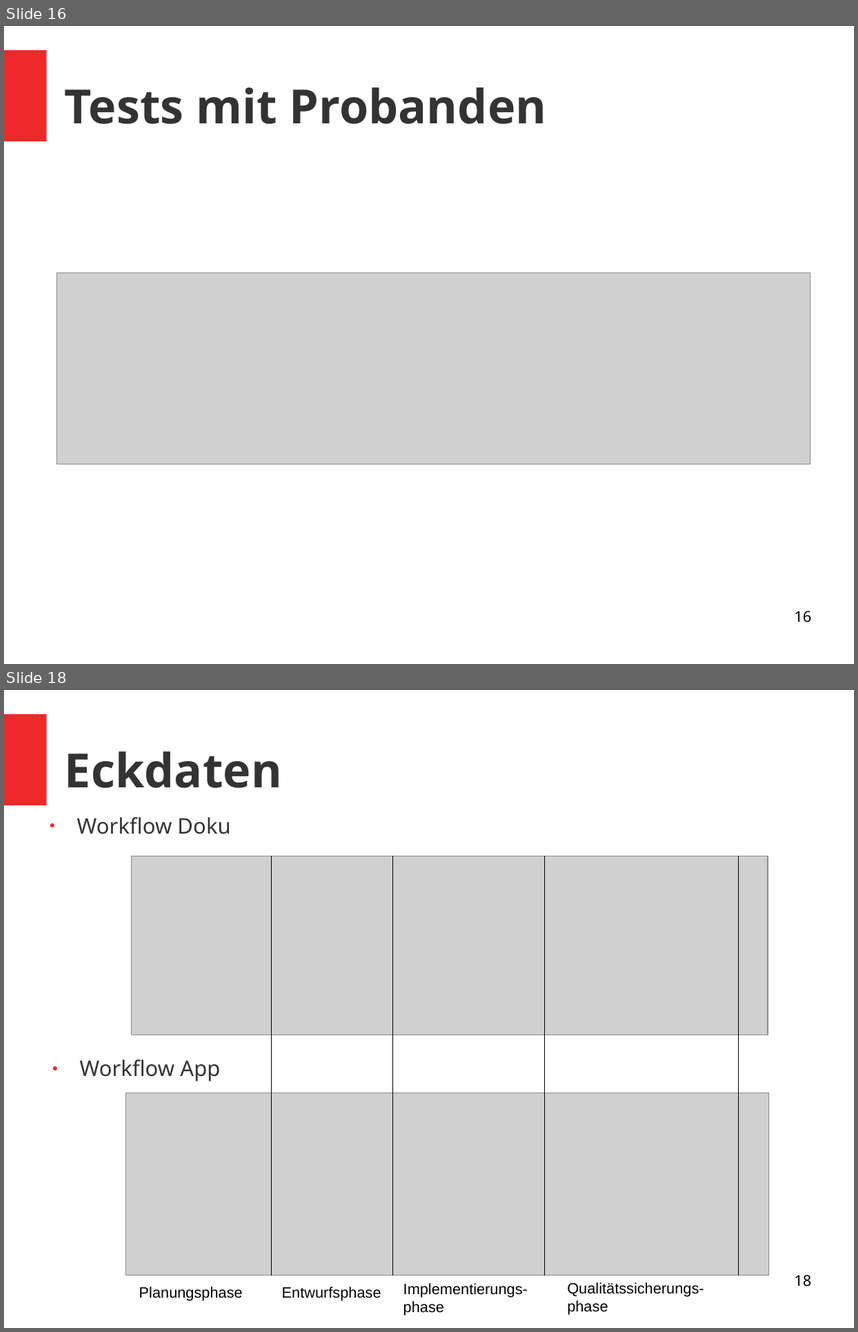
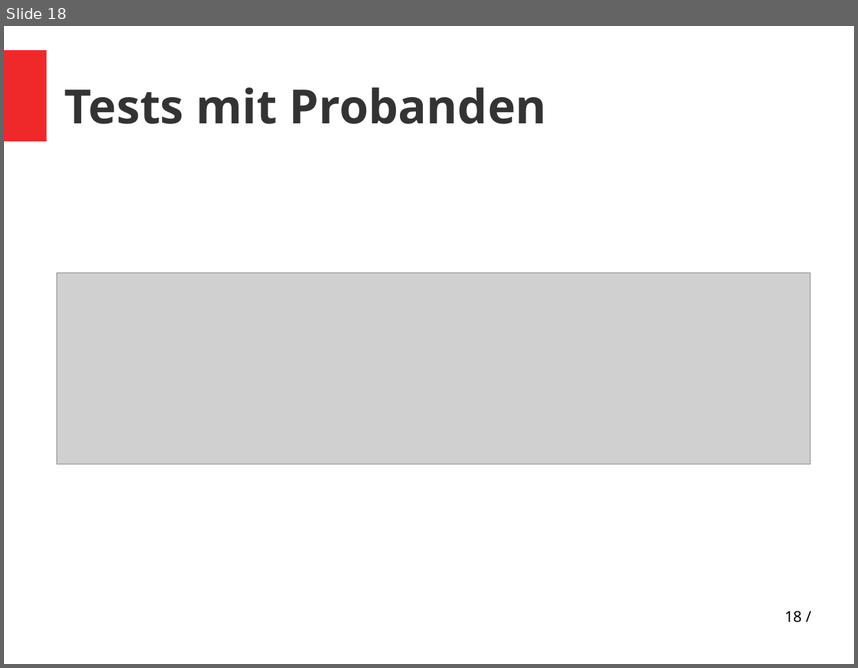
Before and after one commit to vlle1/dokumente-earablesKIT, a slide deck: Abschlusspräsi/Abschlusspräsi.odp. Shown one above the other, each under a label of ours: slides 16 and 18 before the commit, slide 18 after it; the slides between them are not shown. The pictures are 858x1332 and 858x668 pixels, drawn with LibreOffice and Linux fonts; fonts in the diff are those of the drawing; grey boxes stand for pictures. Boxes give left, top, right and bottom in pixels: in the first picture for what was removed or moved away, otherwise in the second. Text is boxed around its words. In the diff, an @@ line names an element or a change of style, - is before the commit and + after.

```diff
--- a/Abschlusspräsi/Abschlusspräsi.odp
+++ b/Abschlusspräsi/Abschlusspräsi.odp
@@ slide 18 removed at <box>4,690,854,1328</box>, background #FFFFFF; not listed: 1 template element that a slide beside it also shows @@
@@ title removed at <box>65,751,282,788</box> @@
-Eckdaten
@@ text removed at <box>77,817,230,834</box> @@
-● Workflow Doku
@@ picture removed at <box>131,856,768,1035</box> @@
@@ line removed from (271, 856) to (271, 1274) @@
@@ line removed from (392, 1274) to (392, 856) @@
@@ line removed from (545, 1274) to (545, 856) @@
@@ line removed from (739, 1274) to (739, 856) @@
@@ text removed at <box>80,1059,220,1081</box> @@
-● Workflow App
@@ picture removed at <box>126,1093,769,1274</box> @@
@@ text removed at <box>139,1286,243,1301</box> @@
-Planungsphase
@@ text removed at <box>282,1286,381,1301</box> @@
-Entwurfsphase
@@ text removed at <box>404,1283,528,1314</box> @@
-Implementierungs-phase
@@ text removed at <box>567,1282,704,1314</box> @@
-Qualitätssicherungs-phase
@@ page number removed at <box>794,1274,811,1286</box> @@
-18
@@ what was slide 16 is now slide 18 @@
@@ page number at <box>785,610,802,622</box>: text changed @@
-16
+18 /
```
Also in this commit, not shown: 16 other slides changed, 5 slides added, 8 other slides removed.
